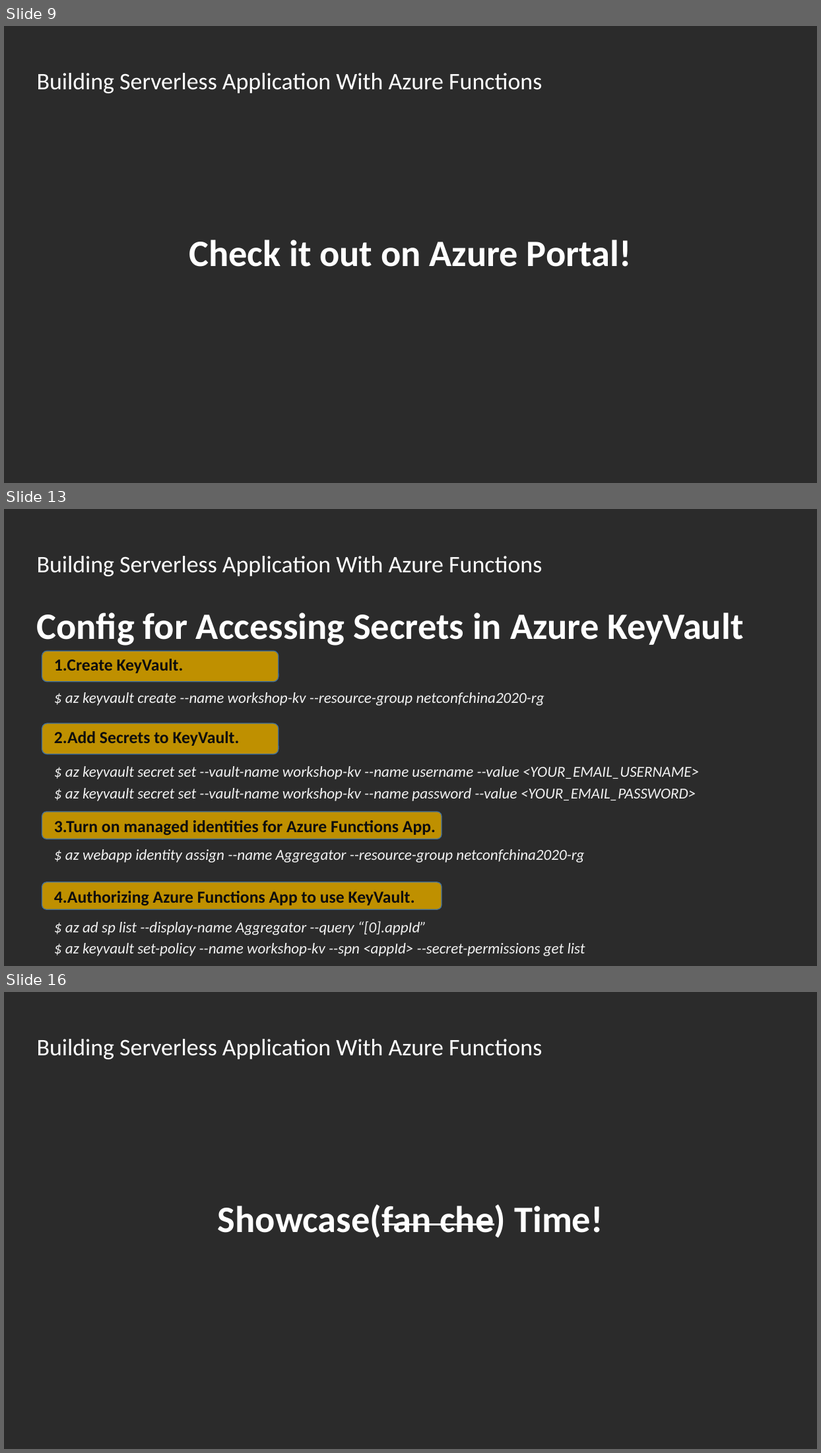
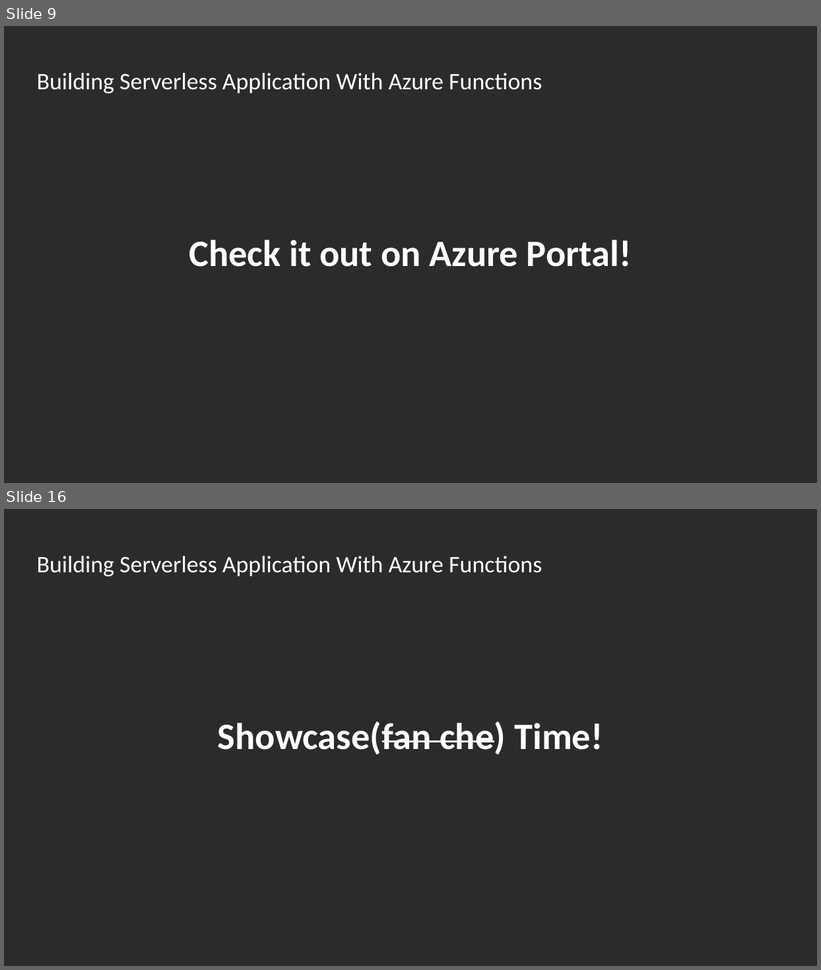
Before and after one commit to Asinta/ServerlessApp_NetconfChina2020, a slide deck: Building Serverless Application With Azure Functions - Li Yu - NetConfChina2020.pptx. Shown one above the other, each under a label of ours: slides 9, 13 and 16 before the commit, slides 9 and 16 after it; the slides between them are not shown. The pictures are 821x1453 and 821x970 pixels, drawn with LibreOffice and Linux fonts; fonts in the diff are those of the drawing; background and template pictures are left out; a plain dark background stands for a picture behind light text. Boxes give left, top, right and bottom in pixels: in the first picture for what was removed or moved away, otherwise in the second. Text is boxed around its words. In the diff, an @@ line names an element or a change of style, - is before the commit and + after.

```diff
--- a/Building Serverless Application With Azure Functions - Li Yu - NetConfChina2020.pptx
+++ b/Building Serverless Application With Azure Functions - Li Yu - NetConfChina2020.pptx
@@ slide 13 removed at (4,509,817,966), background picture (left out) @@
@@ text removed at (37,556,542,576) @@
-Building Serverless Application With Azure Functions
@@ title removed at (37,613,743,646) @@
-Config for Accessing Secrets in Azure KeyVault
@@ rounded rectangle removed at (42,651,279,682) @@
@@ text removed at (54,659,184,673) @@
-1.Create KeyVault.
@@ text removed at (65,692,545,706) @@
-$ az keyvault create --name workshop-kv --resource-group netconfchina2020-rg
@@ rounded rectangle removed at (42,723,279,755) @@
@@ text removed at (54,731,240,746) @@
-2.Add Secrets to KeyVault.
@@ text removed at (65,766,699,801) @@
-$ az keyvault secret set --vault-name workshop-kv --name username --value <YOUR_EMAIL_USERNAME>
-$ az keyvault secret set --vault-name workshop-kv --name password --value <YOUR_EMAIL_PASSWORD>
@@ rounded rectangle removed at (42,812,442,840) @@
@@ text removed at (54,821,436,836) @@
-3.Turn on managed identities for Azure Functions App.
@@ text removed at (65,850,584,863) @@
-$ az webapp identity assign --name Aggregator --resource-group netconfchina2020-rg
@@ rounded rectangle removed at (42,883,442,910) @@
@@ text removed at (54,891,415,906) @@
-4.Authorizing Azure Functions App to use KeyVault.
@@ text removed at (65,921,585,956) @@
-$ az ad sp list --display-name Aggregator --query “[0].appId”
-$ az keyvault set-policy --name workshop-kv --spn <appId> --secret-permissions get list
```
Also in this commit, not shown: 4 slides changed, 10 slides added, 6 other slides removed.
